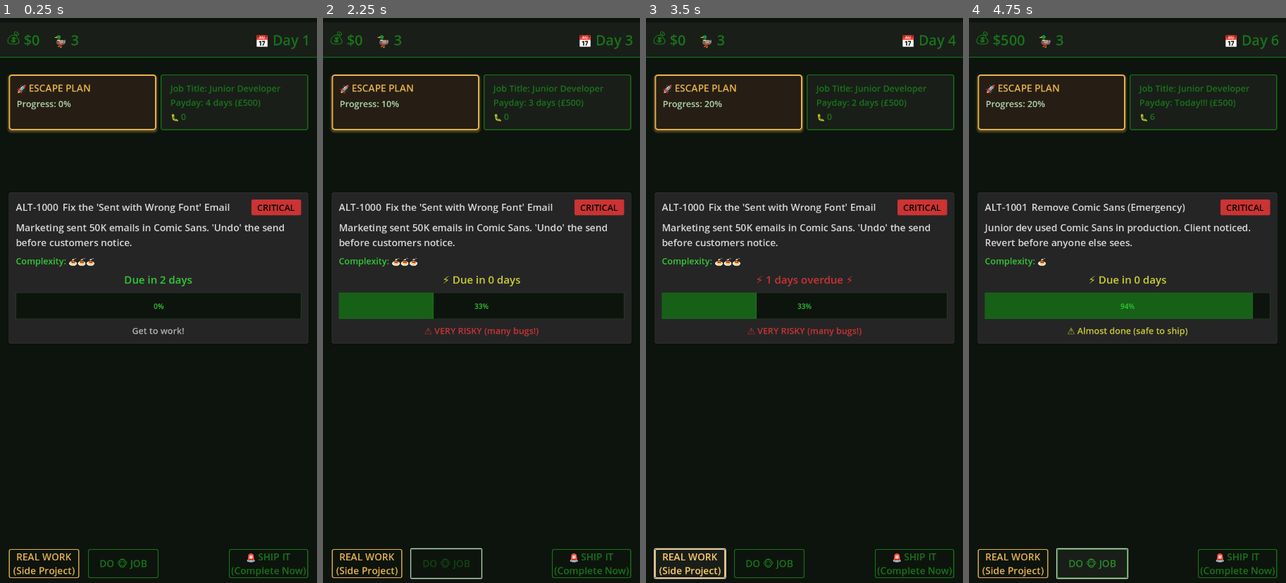
Above: before the commit, frames 1-4 (left to right).
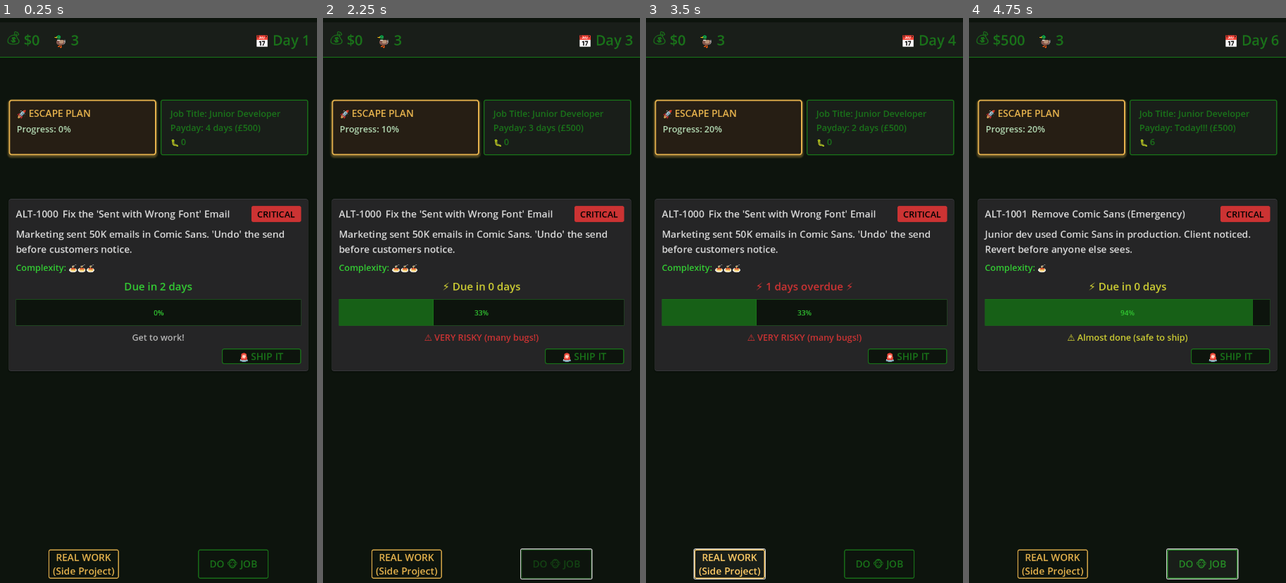
Above: after the commit, the same moments.

Repository: lmchoi/alt-f-this
Game: Godot game, scene res://scenes/game_ui.tscn
Same seed, same stepped clock (60 frames per second), same inputs: the game is played once before the commit and once after it.
Inputs:
- Up to frame 1 (0.25 s): no input
- Up to frame 2 (2.25 s): click "🚨 SHIP IT (Complete Now)" (after the commit: "🚨 SHIP IT") at 0.5 s; click "REAL WORK (Side Project)" at 1.25 s; click "DO 🐵 JOB" at 2 s
- Up to frame 3 (3.5 s): click "REAL WORK (Side Project)" at 2.75 s
- Up to frame 4 (4.75 s): click "🚨 SHIP IT (Complete Now)" (after the commit: "🚨 SHIP IT") at 3.5 s; click "DO 🐵 JOB" at 4.25 s

The runs differ from the first frame. In frame 1, 18% of the frame differs, in the area x 2-98%, y 10-100%; in frame 2, 18%; in frame 3, 18%; in frame 4, 18%.

Commit message:
Move ship it button to task panel

Diff:
--- a/scenes/game_ui.gd
+++ b/scenes/game_ui.gd
@@ -3,13 +3,14 @@
 @onready var work_button := $"%WorkButton" as ActionButton
 @onready var slack_button := $"%SlackButton" as ActionButton
 @onready var ship_it_button := $"%ShipItButton" as ActionButton
+@onready var task_panel := $"%TaskPanel"
 
 var end_game_panel: Panel
 
 func _ready():
 	work_button.pressed.connect(_on_work_button_pressed)
 	slack_button.pressed.connect(_on_slack_button_pressed)
-	ship_it_button.pressed.connect(_on_ship_it_button_pressed)
+	task_panel.ship_it_pressed.connect(_on_ship_it_button_pressed)
 	GameManager.event_occurred.connect(_on_event_occurred)
 	GameManager.task_completed_awaiting_choice.connect(_on_task_completed)
 	GameManager.game_over.connect(_on_game_over)
--- a/scenes/game_ui.tscn
+++ b/scenes/game_ui.tscn
@@ -97,7 +97,7 @@
 [node name="TopSpacer" type="Control" parent="MainThemeContainer/VBoxContainer"]
 layout_mode = 2
 size_flags_vertical = 3
-size_flags_stretch_ratio = 0.1
+size_flags_stretch_ratio = 0.3
 
 [node name="InfoMargin" type="MarginContainer" parent="MainThemeContainer/VBoxContainer"]
 layout_mode = 2
@@ -126,6 +126,7 @@
 theme_override_constants/margin_bottom = 10
 
 [node name="TaskPanel" parent="MainThemeContainer/VBoxContainer/JobMarginContainer" instance=ExtResource("3_taskpanel")]
+unique_name_in_owner = true
 layout_mode = 2
 
 [node name="BottomSpacer" type="Control" parent="MainThemeContainer/VBoxContainer"]
@@ -134,8 +135,6 @@
 
 [node name="ActionPanelMargin" type="MarginContainer" parent="MainThemeContainer/VBoxContainer"]
 layout_mode = 2
-size_flags_vertical = 3
-size_flags_stretch_ratio = 0.2
 theme_override_constants/margin_left = 20
 theme_override_constants/margin_top = 10
 theme_override_constants/margin_right = 20
@@ -143,8 +142,9 @@
 
 [node name="ActionButtons" type="HBoxContainer" parent="MainThemeContainer/VBoxContainer/ActionPanelMargin"]
 layout_mode = 2
+size_flags_horizontal = 4
 size_flags_vertical = 4
-theme_override_constants/separation = 20
+theme_override_constants/separation = 180
 
 [node name="SlackButton" type="Button" parent="MainThemeContainer/VBoxContainer/ActionPanelMargin/ActionButtons"]
 unique_name_in_owner = true
@@ -171,19 +171,6 @@
 script = ExtResource("2_rns2u")
 metadata/_custom_type_script = "uid://o4uecgfegpr2"
 
-[node name="Spacer" type="Control" parent="MainThemeContainer/VBoxContainer/ActionPanelMargin/ActionButtons"]
-layout_mode = 2
-size_flags_horizontal = 3
-
-[node name="ShipItButton" type="Button" parent="MainThemeContainer/VBoxContainer/ActionPanelMargin/ActionButtons"]
-unique_name_in_owner = true
-custom_minimum_size = Vector2(180, 0)
-layout_mode = 2
-text = "🚨 SHIP IT
-(Complete Now)"
-script = ExtResource("2_rns2u")
-metadata/_custom_type_script = "uid://o4uecgfegpr2"
-
 [node name="EventPopup" parent="." instance=ExtResource("4_u2dgd")]
 visible = false
 
--- a/scenes/task_panel.gd
+++ b/scenes/task_panel.gd
@@ -34,8 +34,11 @@
 @onready var deadline_label := $"%DeadlineLabel"
 @onready var progress_bar := $"%ProgressBar"
 @onready var ship_it_indicator := $"%ShipItIndicator"
+@onready var ship_it_button := $"%ShipItButton"
 
 var progress_indicators: Dictionary = {}
+
+signal ship_it_pressed
 
 func _load_progress_indicators():
 	var json_text = FileAccess.get_file_as_string("res://data/progress_indicators.json")
@@ -54,6 +57,10 @@
 	GameManager.current_task_updated.connect(_on_current_task_updated)
 	GameManager.next_day.connect(_on_next_day)
 	GameManager.task_progress_changed.connect(_update_progress)
+	ship_it_button.pressed.connect(_on_ship_it_pressed)
+
+func _on_ship_it_pressed():
+	ship_it_pressed.emit()
 
 func _on_current_task_updated(current_task: Task):
 	task_id_label.text = current_task.task_id
--- a/scenes/task_panel.tscn
+++ b/scenes/task_panel.tscn
@@ -42,7 +42,6 @@
 unique_name_in_owner = true
 layout_mode = 2
 theme_override_font_sizes/font_size = 22
-
 text = "ALT-1000"
 
 [node name="TaskLabel" type="Label" parent="MarginContainer/MainContainer/HeaderRow"]
@@ -84,11 +83,19 @@
 custom_minimum_size = Vector2(0, 60)
 layout_mode = 2
 size_flags_vertical = 1
-show_percentage = true
 
 [node name="ShipItIndicator" type="Label" parent="MarginContainer/MainContainer"]
 unique_name_in_owner = true
+visible = false
 layout_mode = 2
+size_flags_horizontal = 3
 text = "⚠ SHIP IT available (risky!)"
 horizontal_alignment = 1
-visible = false
+
+[node name="ShipItButton" type="Button" parent="MarginContainer/MainContainer"]
+unique_name_in_owner = true
+custom_minimum_size = Vector2(180, 0)
+layout_mode = 2
+size_flags_horizontal = 8
+theme_override_font_sizes/font_size = 22
+text = "🚨 SHIP IT"
Not shown: 1 places in scenes/task_panel.tscn that only renumber resources
